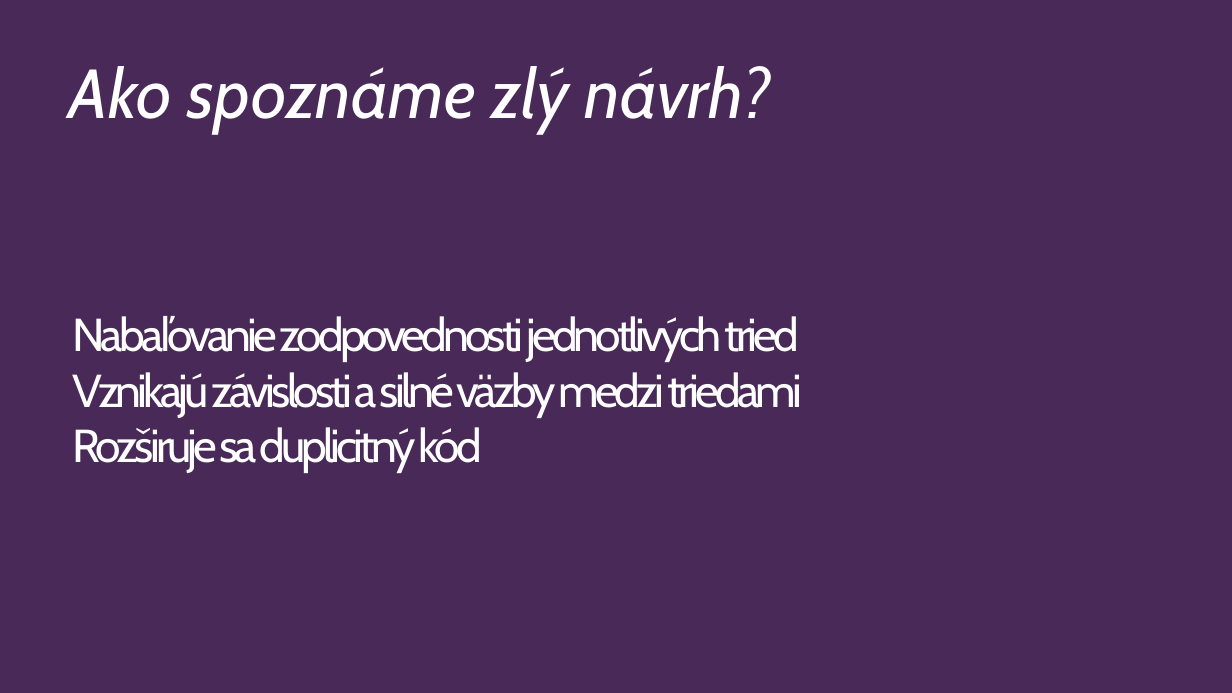
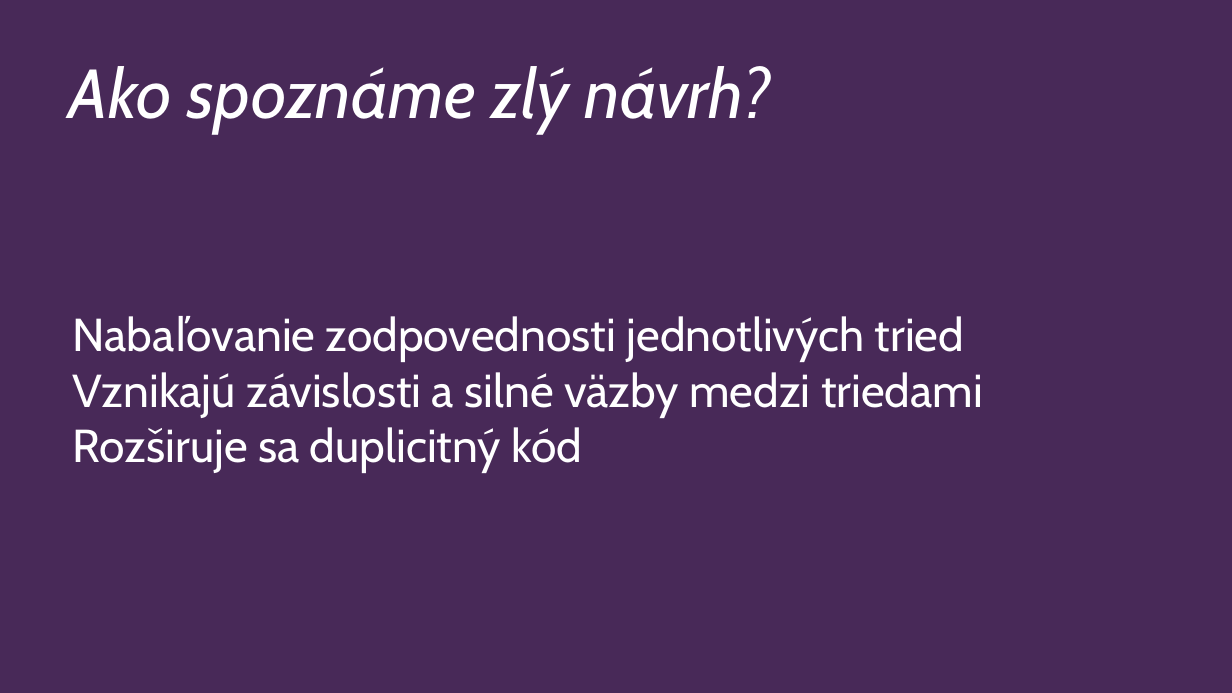
Before and after one commit to Burgyn/SOLID-Principles, a slide deck: slide 9 of SOLIDPrinciples.pptx. Drawn at 1232x693 pixels with LibreOffice and Linux fonts; fonts in the diff are those of the drawing. Boxes give left, top, right and bottom in pixels: in the first picture for what was removed or moved away, otherwise in the second. Text is boxed around its words. In the diff, an @@ line names an element or a change of style, - is before the commit and + after.

```diff
--- a/SOLIDPrinciples.pptx
+++ b/SOLIDPrinciples.pptx
@@ title "Nabaľovanie zodpovednosti jednotlivých tried Vznikajú ..." at <box>73,316,983,473</box>: letter spacing -3 to 0 pt @@
```
Also in this commit, not shown: 3 other slides changed, 14 slides added, 2 slides removed, 1 other file.
